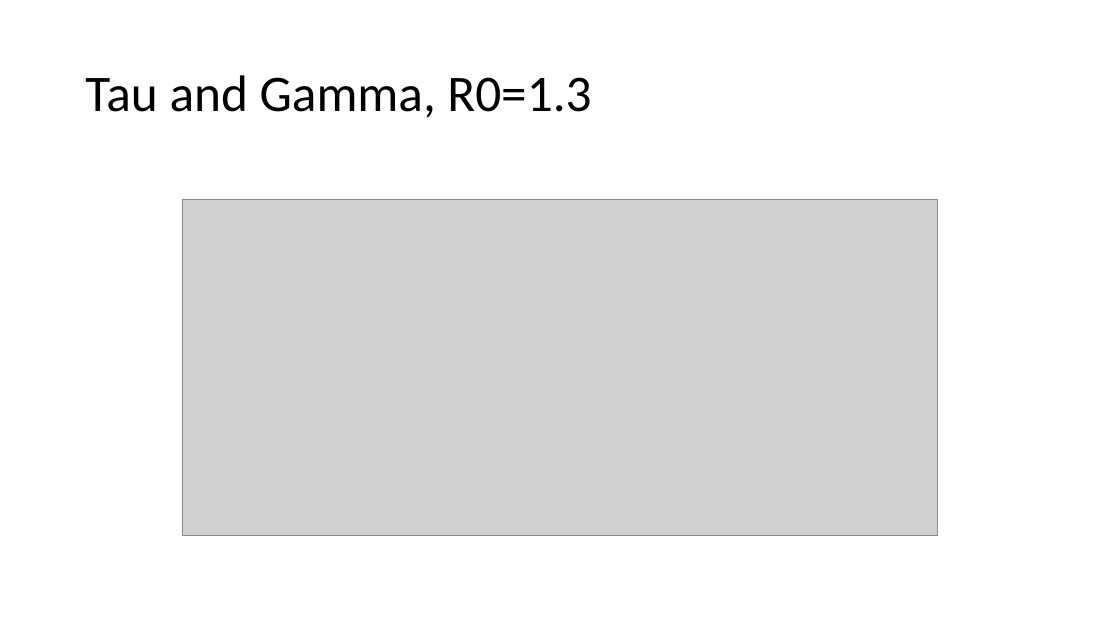
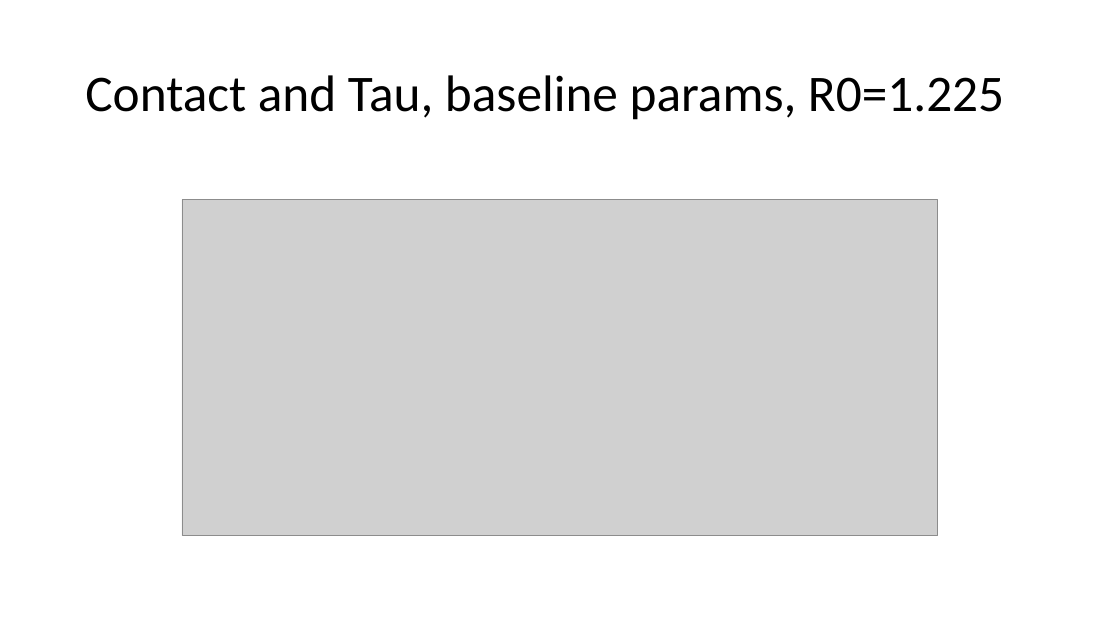
Before and after one commit to asbeagle/newGEM_SIR, a slide deck: slide 7 of someplotz.pptx (slide 4 before the commit). Drawn at 1120x630 pixels with LibreOffice and Linux fonts; fonts in the diff are those of the drawing; grey boxes stand for pictures. Boxes give left, top, right and bottom in pixels: in the first picture for what was removed or moved away, otherwise in the second. Text is boxed around its words. In the diff, an @@ line names an element or a change of style, - is before the commit and + after.

```diff
--- a/someplotz.pptx
+++ b/someplotz.pptx
@@ title at [85,75,1004,120]: text changed @@
-Tau and Gamma, R0=1.3
+Contact and Tau, baseline params, R0=1.225
```
Also in this commit, not shown: 2 other slides changed, 6 slides removed, 1 other file.
